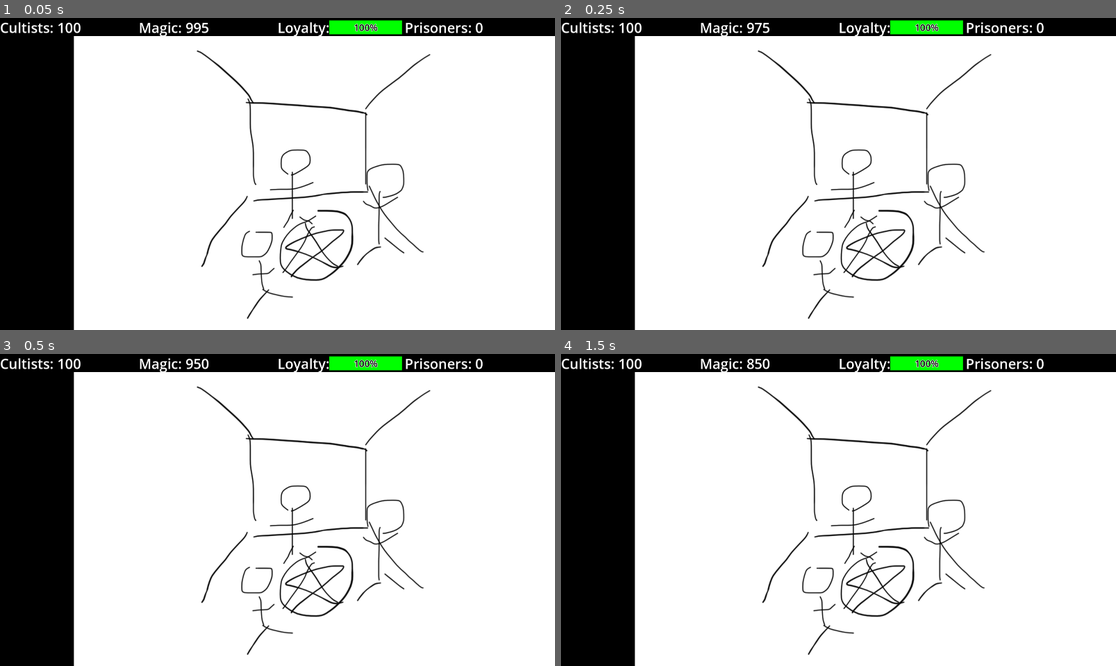
Above: before the commit, frames 1-4 (two rows, left to right).
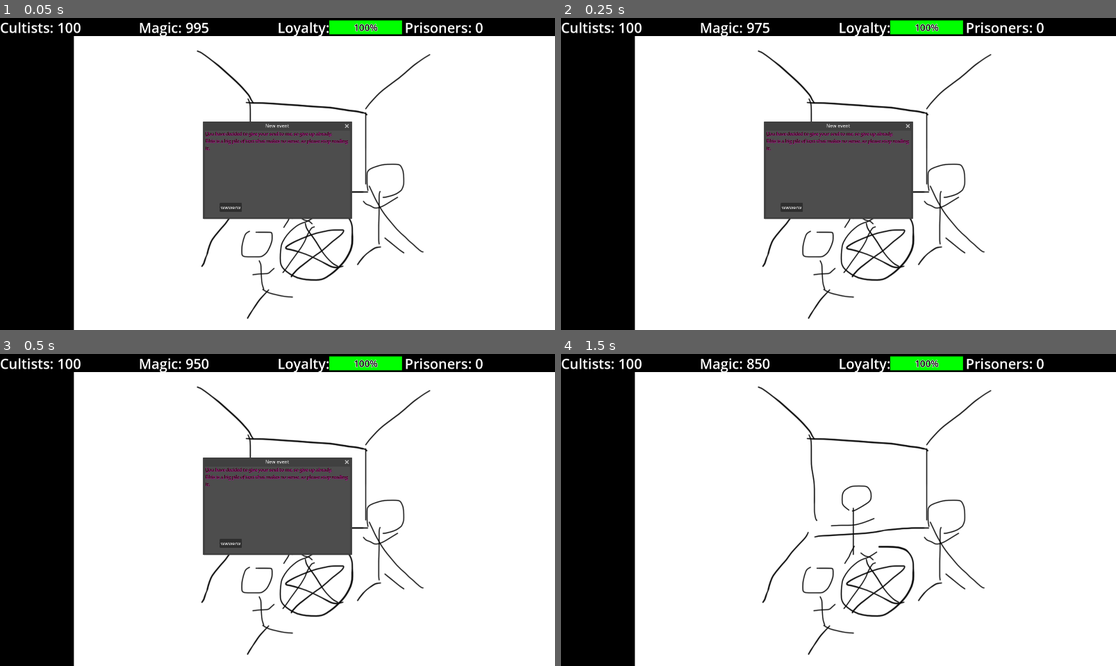
Above: after the commit, the same moments.

Repository: ShroomySquid/Ludum_Dare
Game: Godot game, scene res://node_2d.tscn
Two runs of this game, one before a commit and one after it. Both use one fixed random seed, a clock stepped at 60 frames per second and the inputs below.
Inputs (mouse positions are in pixels of both pictures, inside the frame that each line leads up to):
- Up to frame 1 (0.05 s): no input
- Up to frame 2 (0.25 s): no input
- Up to frame 3 (0.5 s): no input
- Up to frame 4 (1.5 s): click (794, 544) at 0.5 s, where only the run after the commit has a clickable "wwwerw"

The runs differ from the first frame. In frame 1, 8.4% of the frame differs, in the area x 36-64%, y 33-65%; in frame 2, 8.4%; in frame 3, 8.4%; in frame 4, nothing differs.

Commit message:
added event window and font

Diff:
--- /dev/null
+++ b/ui_prototype/even_first_button.gd
@@ -0,0 +1,20 @@
+extends Button
+signal william
+
+
+
+
+
+# Called when the node enters the scene tree for the first time.
+func _ready():
+	pass # Replace with function body.
+
+
+#func _on_Button_pressed():
+	#print("hello")
+	#pass
+
+
+# Called every frame. 'delta' is the elapsed time since the previous frame.
+func _process(delta):
+	pass
--- /dev/null
+++ b/ui_prototype/event_window.gd
@@ -0,0 +1,19 @@
+extends Window
+signal alex
+
+# Called when the node enters the scene tree for the first time.
+func _ready():
+	#self.hide()
+	pass # Replace with function body.
+
+
+# Called every frame. 'delta' is the elapsed time since the previous frame.
+func _process(delta):
+	pass
+
+
+func _on_event_first_button_pressed():
+	print("test")
+	self.hide()
+	alex.emit()
+	pass # Replace with function body.
--- /dev/null
+++ b/ui_prototype/event_window.tscn
@@ -0,0 +1,40 @@
+[gd_scene load_steps=6 format=3 uid="uid://dtyp8htqy4fd2"]
+
+[ext_resource type="Script" path="res://even_first_button.gd" id="1_5mu0g"]
+[ext_resource type="Script" path="res://event_window.gd" id="1_mxji7"]
+[ext_resource type="FontFile" uid="uid://c84yhbqspx8e3" path="res://font/Luminari-Regular.ttf" id="2_xx7rv"]
+
+[sub_resource type="Theme" id="Theme_hsa87"]
+
+[sub_resource type="Theme" id="Theme_lswx8"]
+
+[node name="event_window" type="Window"]
+title = "New event"
+initial_position = 1
+size = Vector2i(500, 300)
+theme = SubResource("Theme_hsa87")
+script = ExtResource("1_mxji7")
+
+[node name="event_text" type="Label" parent="."]
+offset_right = 40.0
+offset_bottom = 23.0
+theme = SubResource("Theme_lswx8")
+theme_override_colors/font_color = Color(0.156863, 0.0431373, 0.0196078, 1)
+theme_override_colors/font_shadow_color = Color(0.741176, 0, 0.615686, 1)
+theme_override_colors/font_outline_color = Color(0, 0, 0, 1)
+theme_override_fonts/font = ExtResource("2_xx7rv")
+text = "You have decided to give your soul to me, so give up already.
+This is a big pile of text that makes no sense, so please stop reading
+it."
+justification_flags = 0
+
+[node name="event_first_button" type="Button" parent="."]
+offset_left = 50.0
+offset_top = 250.0
+offset_right = 127.0
+offset_bottom = 281.0
+text = "wwwerw"
+script = ExtResource("1_5mu0g")
+
+[connection signal="pressed" from="event_first_button" to="." method="_on_event_first_button_pressed"]
+[connection signal="pressed" from="event_first_button" to="event_first_button" method="_on_pressed"]
--- a/ui_prototype/node_2d.tscn
+++ b/ui_prototype/node_2d.tscn
@@ -1,8 +1,9 @@
-[gd_scene load_steps=4 format=3 uid="uid://n1e4vd3wmgj4"]
+[gd_scene load_steps=5 format=3 uid="uid://n1e4vd3wmgj4"]
 
 [ext_resource type="Texture2D" uid="uid://b41stcd6g33mi" path="res://background.png" id="1_paqku"]
 [ext_resource type="PackedScene" uid="uid://dqh3trwm4smod" path="res://ui.tscn" id="2_iytib"]
 [ext_resource type="PackedScene" uid="uid://ci01t38757bvr" path="res://view.tscn" id="3_gmkf1"]
+[ext_resource type="PackedScene" uid="uid://dtyp8htqy4fd2" path="res://event_window.tscn" id="4_t7hkk"]
 
 [node name="Node2D" type="Node2D"]
 
@@ -15,3 +16,5 @@
 [node name="UI" parent="." instance=ExtResource("2_iytib")]
 
 [node name="View" parent="." instance=ExtResource("3_gmkf1")]
+
+[node name="event_window" parent="." instance=ExtResource("4_t7hkk")]
Binary file added: ui_prototype/font/Luminari-Regular.ttf
Not shown, added: ui_prototype/font/Luminari-Regular.ttf.import
Not shown, added: .DS_Store
Not shown, added: resources/.DS_Store
Not shown, added: ui_prototype/.DS_Store
